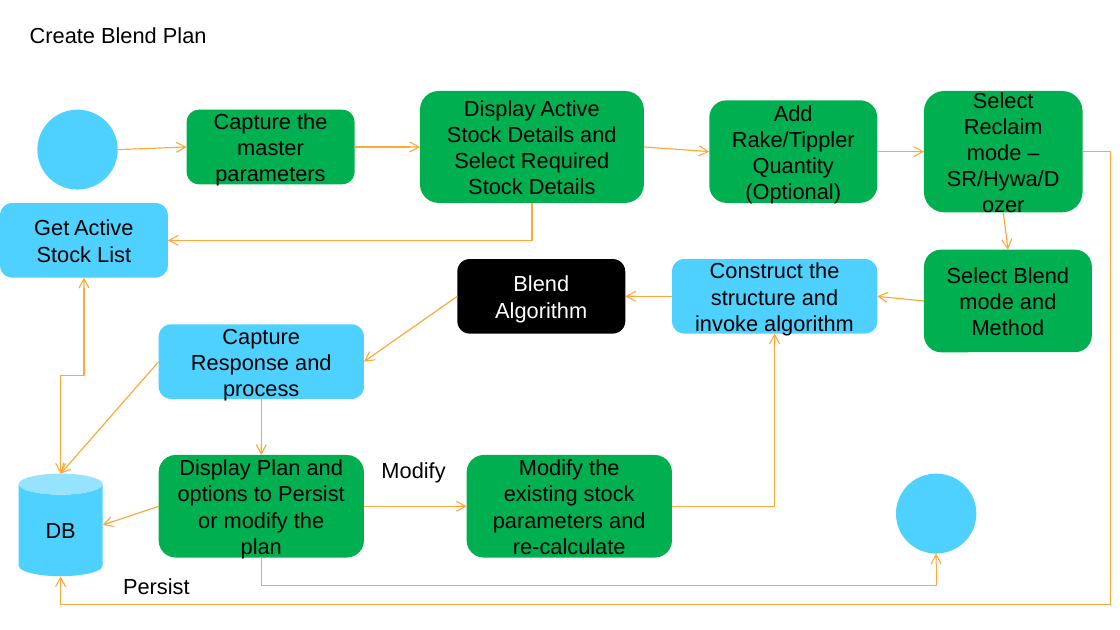
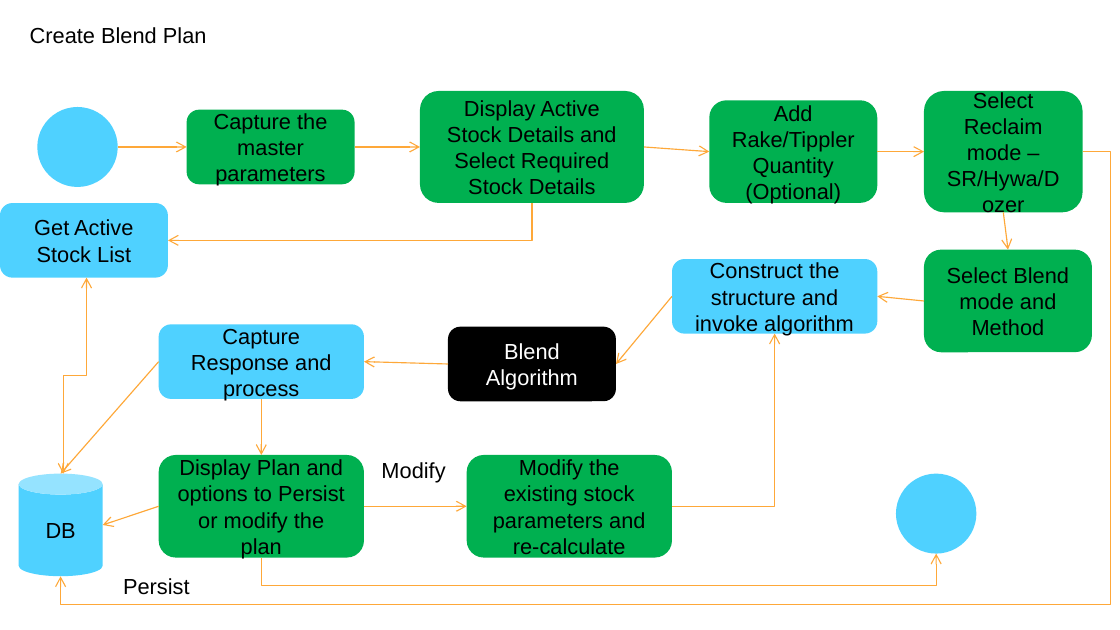
Before and after one commit to elogic-cscts/cscts_srs, a slide deck: slide 3 of Blending_SRS/blend-flow.pptx. Drawn at 1120x630 pixels with LibreOffice and Linux fonts; fonts in the diff are those of the drawing. Boxes give left, top, right and bottom in pixels: in the first picture for what was removed or moved away, otherwise in the second. Text is boxed around its words. In the diff, an @@ line names an element or a change of style, - is before the commit and + after.

```diff
--- a/Blending_SRS/blend-flow.pptx
+++ b/Blending_SRS/blend-flow.pptx
@@ arrow moved from (118, 150) - (187, 147) to (118, 147) - (187, 147) @@
@@ elbow double arrow (86, 278) - (63, 474): route changed @@
@@ arrow moved from (672, 297) - (625, 297) to (672, 297) - (616, 364) @@
@@ rounded rectangle "Blend Algorithm": place and size @@
-rounded rectangle "Blend Algorithm" at <box>457,259,625,334</box>
+rounded rectangle "Blend Algorithm" at <box>448,327,616,402</box>
@@ arrow moved from (457, 297) - (364, 362) to (448, 364) - (364, 362) @@
```
Also in this commit, not shown: 1 other slide changed.
